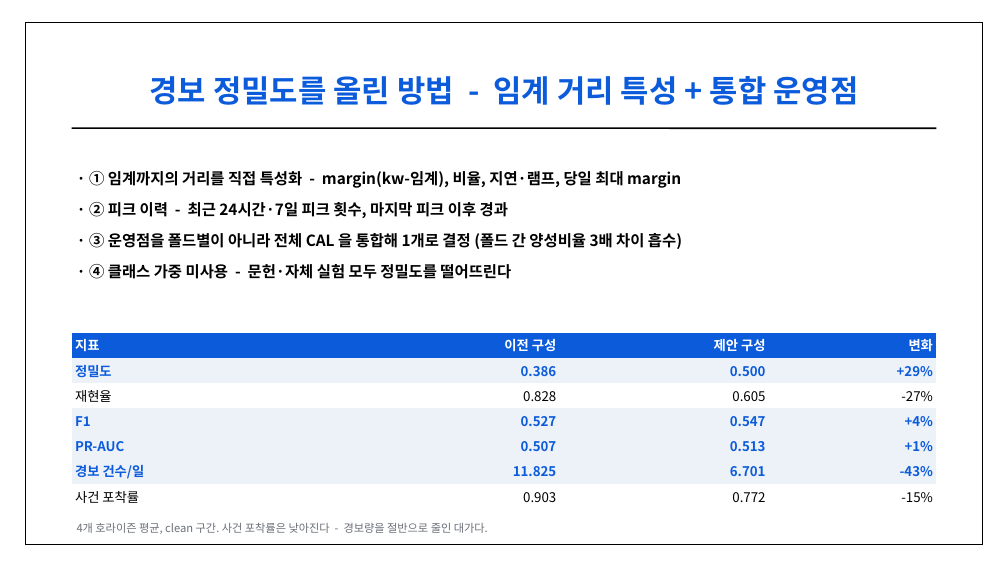
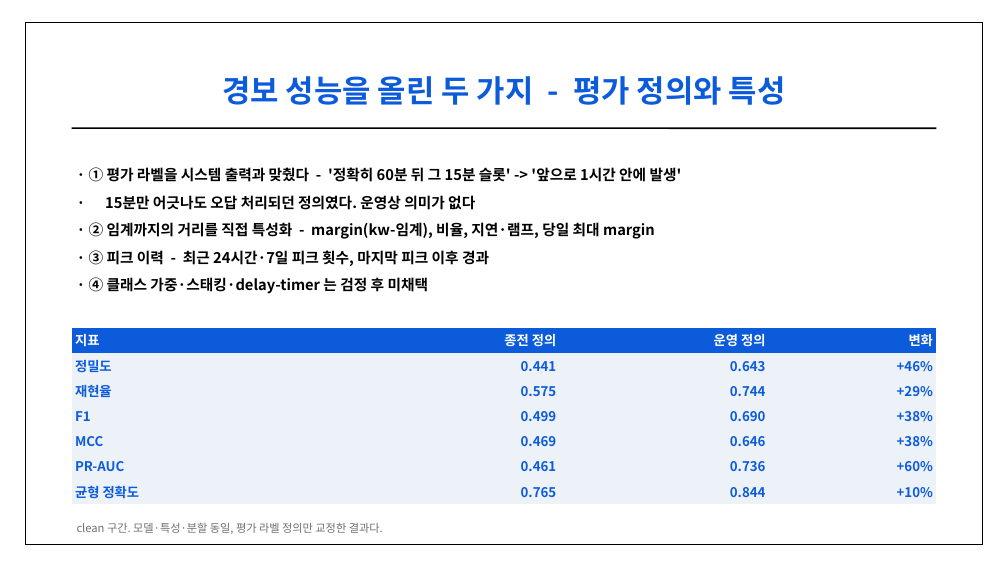
Before and after one commit to seokchu/2026_-, a slide deck: slide 8 of submission/발표자료_전력피크조기경보.pptx. Drawn at 1008x567 pixels with LibreOffice and Linux fonts; fonts in the diff are those of the drawing. Boxes give left, top, right and bottom in pixels: in the first picture for what was removed or moved away, otherwise in the second. Text is boxed around its words. In the diff, an @@ line names an element or a change of style, - is before the commit and + after.

```diff
--- a/submission/발표자료_전력피크조기경보.pptx
+++ b/submission/발표자료_전력피크조기경보.pptx
@@ text at (x1=222, y1=76, x2=786, y2=105): text changed @@
-경보 정밀도를 올린 방법 - 임계 거리 특성 + 통합 운영점
+경보 성능을 올린 두 가지 - 평가 정의와 특성
@@ text at (x1=89, y1=167, x2=682, y2=294): text changed; size 22 to 21 pt @@
-· ① 임계까지의 거리를 직접 특성화 - margin(kw-임계), 비율, 지연·램프, 당일 최대 margin
-· ② 피크 이력 - 최근 24시간·7일 피크 횟수, 마지막 피크 이후 경과
-· ③ 운영점을 폴드별이 아니라 전체 CAL 을 통합해 1개로 결정 (폴드 간 양성비율 3배 차이 흡수)
-· ④ 클래스 가중 미사용 - 문헌·자체 실험 모두 정밀도를 떨어뜨린다
+· ① 평가 라벨을 시스템 출력과 맞췄다 - '정확히 60분 뒤 그 15분 슬롯' -> '앞으로 1시간 안에 발생'
+· 15분만 어긋나도 오답 처리되던 정의였다. 운영상 의미가 없다
+· ② 임계까지의 거리를 직접 특성화 - margin(kw-임계), 비율, 지연·램프, 당일 최대 margin
+· ③ 피크 이력 - 최근 24시간·7일 피크 횟수, 마지막 피크 이후 경과
+· ④ 클래스 가중·스태킹·delay-timer 는 검정 후 미채택
@@ table at (x1=72, y1=328, x2=936, y2=504) @@
-row 1, column 2: 이전 구성
+row 1, column 2: 종전 정의
-row 1, column 3: 제안 구성
+row 1, column 3: 운영 정의
-row 2: 정밀도 | 0.386 | 0.500 | +29%
+row 2: 정밀도 | 0.441 | 0.643 | +46%
-row 3: 재현율 | 0.828 | 0.605 | -27%
+row 3: 재현율 | 0.575 | 0.744 | +29%
-row 4: F1 | 0.527 | 0.547 | +4%
+row 4: F1 | 0.499 | 0.690 | +38%
-row 5: PR-AUC | 0.507 | 0.513 | +1%
+row 5: MCC | 0.469 | 0.646 | +38%
-row 6: 경보 건수/일 | 11.825 | 6.701 | -43%
+row 6: PR-AUC | 0.461 | 0.736 | +60%
-row 7: 사건 포착률 | 0.903 | 0.772 | -15%
+row 7: 균형 정확도 | 0.765 | 0.844 | +10%
@@ fill #FFFFFF to #EDF1F8 in 8 cells @@
@@ text colour #000000 to #0B5BDB, bold on in "재현율" @@
@@ table moved from (x1=72, y1=333, x2=936, y2=509) to (x1=72, y1=328, x2=936, y2=504) @@
@@ text at (x1=77, y1=522, x2=383, y2=534): text changed @@
-4개 호라이즌 평균, clean 구간. 사건 포착률은 낮아진다 - 경보량을 절반으로 줄인 대가다.
+clean 구간. 모델·특성·분할 동일, 평가 라벨 정의만 교정한 결과다.
```
Also in this commit, not shown: 2 other slides changed, 11 other files.
